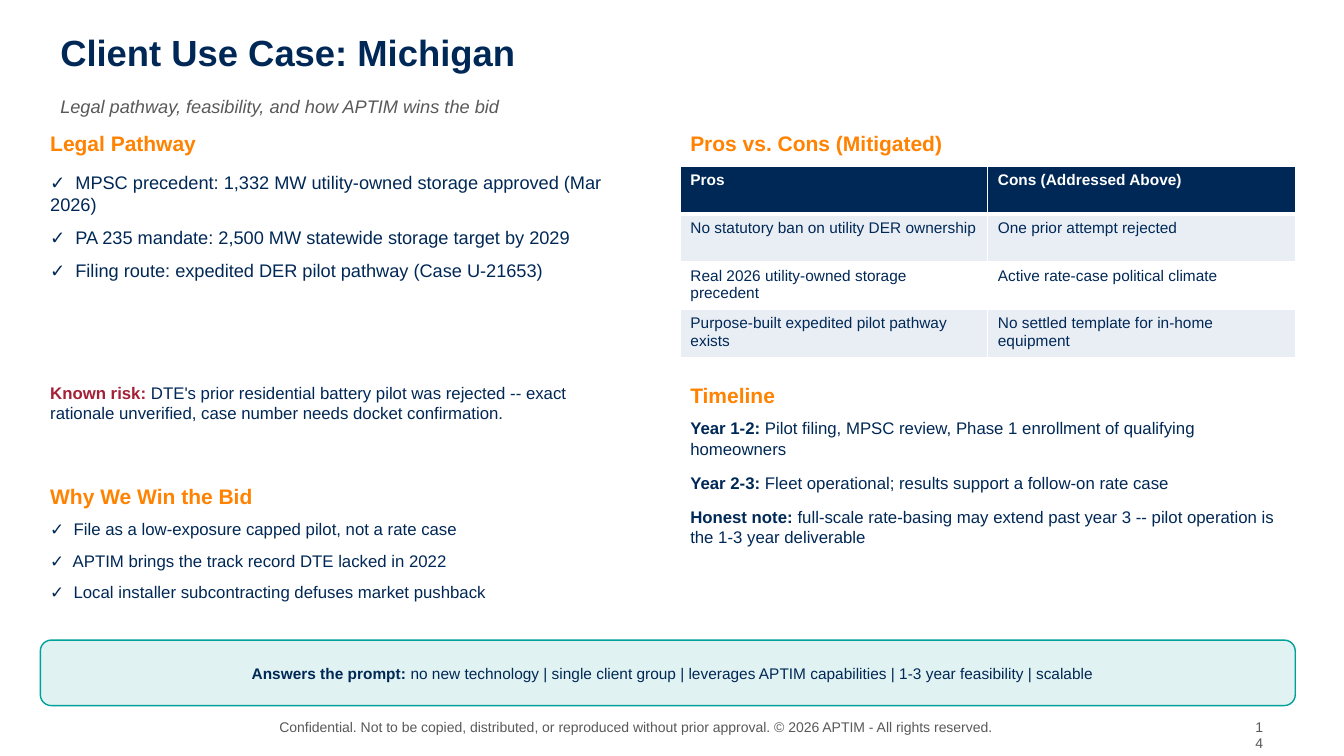
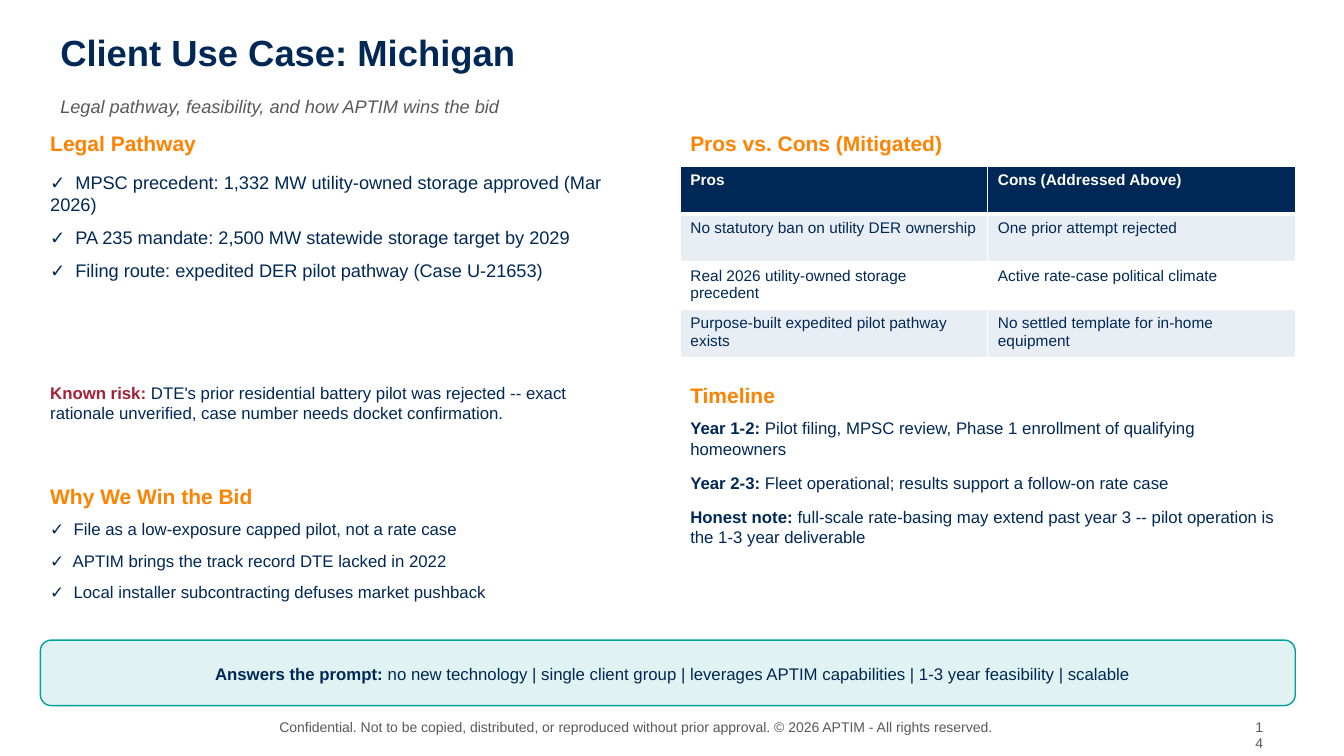
Before and after one commit to graseeuh/HERMES, a slide deck: slide 14 of Group_1_STRIVE_Presentation.pptx. Drawn at 1344x756 pixels with LibreOffice and Linux fonts; fonts in the diff are those of the drawing; background and template pictures are left out. Boxes give left, top, right and bottom in pixels: in the first picture for what was removed or moved away, otherwise in the second. Text is boxed around its words. In the diff, an @@ line names an element or a change of style, - is before the commit and + after.

```diff
--- a/Group_1_STRIVE_Presentation.pptx
+++ b/Group_1_STRIVE_Presentation.pptx
@@ rounded rectangle "Answers the prompt: no new ..." at (x1=40, y1=640, x2=1296, y2=706): size 11 to 12 pt @@
```
Also in this commit, not shown: 5 other slides changed.
